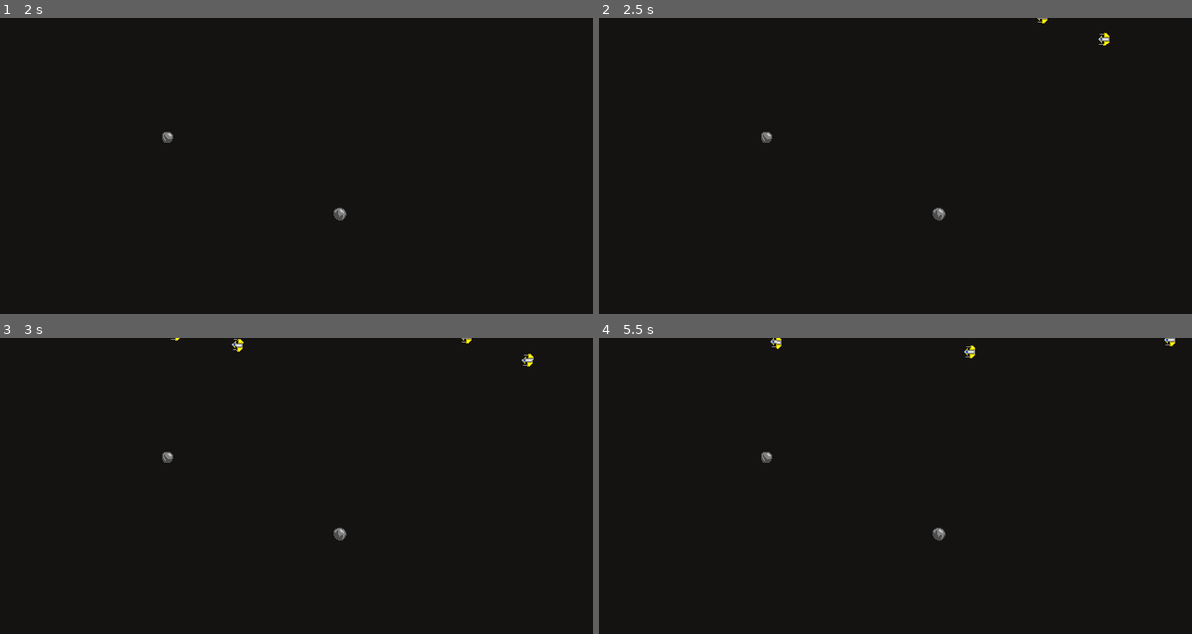
Above: before the commit, frames 1-4 (two rows, left to right).
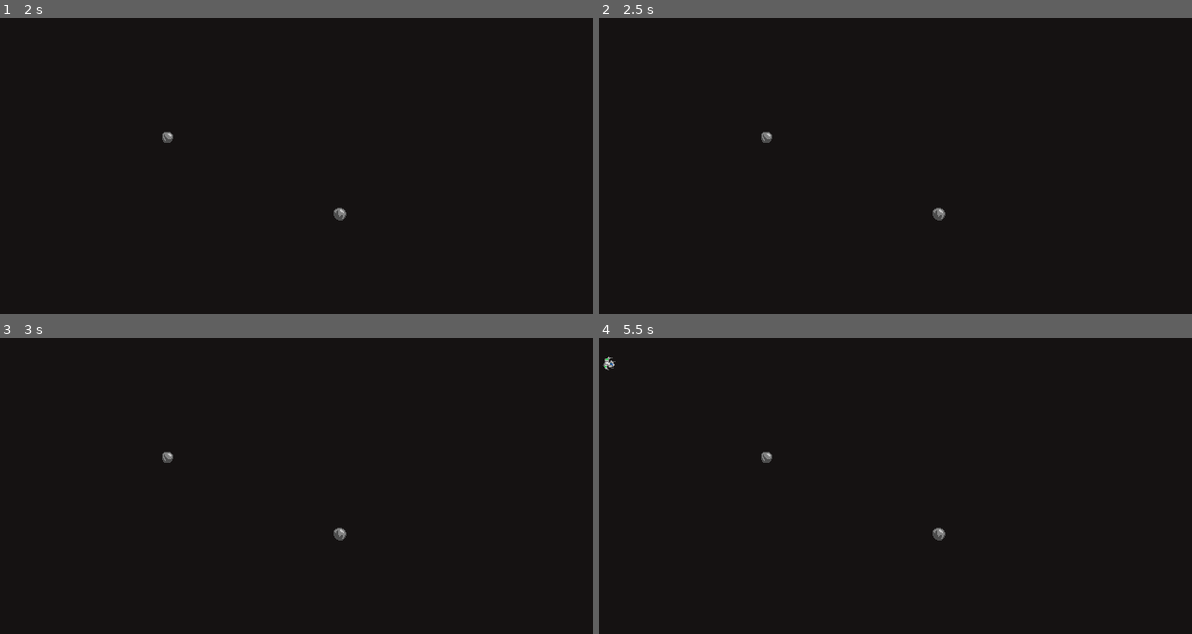
Above: after the commit, the same moments.

Repository: vYORKv/Sector-Flashpoint
Game: Godot game, scene res://Scenes/Game.tscn
The game is run twice, just before and just after one commit, with the same random seed, the same clock (stepped at 60 frames per second) and the same inputs. Sound files missing from this copy of the repository are replaced by a short silence.
Inputs (mouse positions are in pixels of both pictures, inside the frame that each line leads up to):
- Up to frame 1 (2 s): tap Enter (ui_accept) at 0.5, 0.77, 1.25, 1.52 s; move the mouse to (426, 151) at 0.52 s; press the mouse at (426, 151) at 0.53 s; hold D (strafe_right) 0.53-1.28 s; tap Home (ui_home) at 0.8, 1.35 s; move the mouse to (177, 180) at 1.27 s; release the mouse at (177, 180) at 1.28 s; hold S (reverse) from 1.28 s (still down); click (177, 180) at 1.55 s
- Up to frame 2 (2.5 s): tap Enter (ui_accept) at 2 s; move the mouse to (954, 100) at 2.02 s; release S (reverse) at 2.03 s; hold D (strafe_right) from 2.03 s (still down); hold F (combat_speed) from 2.03 s (still down); tap Home (ui_home) at 2.3 s
- Up to frame 3 (3 s): move the mouse to (266, 545) at 2.77 s; release D (strafe_right) at 2.78 s; release F (combat_speed) at 2.78 s; hold W (forward) from 2.78 s (still down); click (266, 545) at 2.85 s
- Up to frame 4 (5.5 s): tap Enter (ui_accept) at 3.02, 3.77, 4.52 s; move the mouse to (1073, 530) at 3.52 s; release W (forward) at 3.53 s; hold Home (ui_home) 3.53-4.28 s; hold A (strafe_left) 3.53-5.03 s; move the mouse to (717, 441) at 4.27 s; click (717, 441) at 4.35 s; move the mouse to (925, 486) at 5.02 s; hold S (reverse) from 5.03 s (still down); hold Home (ui_home) from 5.03 s (still down)

Frame 1 is identical in both runs. In frame 2, less than 0.1% of the frame differs, in the area x 73-87%, y 0-10%; in frame 3, 0.1%; in frame 4, 0.2%, in the area x 0-98%, y 0-11%.

Commit message:
Player Speed, AI Skill and Shoot Cone
+Adjusted Player strafe speeds. +Added Ship skill variable that controls aim prediction accuracy. +Created a vision cone for AI that flips "can_shoot" bool. +Fixed AI movement bug by adding ".normalized" to the Move function.

Diff:
--- a/Scenes/Actors/Ship.tscn
+++ b/Scenes/Actors/Ship.tscn
@@ -19,24 +19,24 @@
 
 [sub_resource type="SpriteFrames" id=2]
 animations = [ {
+"frames": [ ExtResource( 10 ), ExtResource( 13 ), ExtResource( 5 ) ],
+"loop": true,
+"name": "green",
+"speed": 12.0
+}, {
 "frames": [ ExtResource( 11 ), ExtResource( 8 ), ExtResource( 6 ) ],
 "loop": true,
 "name": "blue",
 "speed": 12.0
 }, {
-"frames": [ ExtResource( 10 ), ExtResource( 13 ), ExtResource( 5 ) ],
+"frames": [ ExtResource( 12 ), ExtResource( 7 ), ExtResource( 9 ) ],
 "loop": true,
-"name": "green",
+"name": "yellow",
 "speed": 12.0
 }, {
 "frames": [ ExtResource( 3 ), ExtResource( 2 ), ExtResource( 1 ) ],
 "loop": true,
 "name": "red",
-"speed": 12.0
-}, {
-"frames": [ ExtResource( 12 ), ExtResource( 7 ), ExtResource( 9 ) ],
-"loop": true,
-"name": "yellow",
 "speed": 12.0
 } ]
 
@@ -99,8 +99,18 @@
 stream = ExtResource( 14 )
 volume_db = -12.0
 
-[node name="ShootRange" type="RayCast2D" parent="."]
+[node name="ShootRange1" type="RayCast2D" parent="."]
+rotation = -1.62316
+scale = Vector2( 0.5, 3 )
+enabled = true
+
+[node name="ShootRange2" type="RayCast2D" parent="."]
 rotation = -1.5708
+scale = Vector2( 0.5, 3 )
+enabled = true
+
+[node name="ShootRange3" type="RayCast2D" parent="."]
+rotation = -1.51844
 scale = Vector2( 0.5, 3 )
 enabled = true
 
@@ -109,5 +119,12 @@
 scale = Vector2( 0.5, 2 )
 enabled = true
 
+[node name="VisionCone" type="Area2D" parent="."]
+
+[node name="CollisionPolygon2D" type="CollisionPolygon2D" parent="VisionCone"]
+polygon = PoolVector2Array( 10, 0, 111, 132, 141, 95, 160, 24, 160, -26, 147, -85, 115, -130 )
+
 [connection signal="animation_finished" from="Shield" to="." method="_on_Shield_animation_finished"]
 [connection signal="area_entered" from="DetectionRadius" to="." method="_on_DetectionRadius_area_entered"]
+[connection signal="area_entered" from="VisionCone" to="." method="_on_VisionCone_area_entered"]
+[connection signal="area_exited" from="VisionCone" to="." method="_on_VisionCone_area_exited"]
--- a/Scenes/Objects/AsteroidSmall.tscn
+++ b/Scenes/Objects/AsteroidSmall.tscn
@@ -8,7 +8,7 @@
 [sub_resource type="CircleShape2D" id=2]
 
 [node name="AsteroidSmall" type="KinematicBody2D"]
-collision_layer = 3
+collision_layer = 2
 collision_mask = 3
 script = ExtResource( 1 )
 
--- a/Scenes/TestArena.tscn
+++ b/Scenes/TestArena.tscn
@@ -1,10 +1,18 @@
-[gd_scene load_steps=3 format=2]
+[gd_scene load_steps=4 format=2]
 
 [ext_resource path="res://Scripts/TestArena.gd" type="Script" id=1]
 [ext_resource path="res://Scenes/Actors/Dummy.tscn" type="PackedScene" id=2]
 
+[sub_resource type="Curve2D" id=1]
+_data = {
+"points": PoolVector2Array( 0, 0, 0, 0, -24, 0 )
+}
+
 [node name="TestArena" type="Node2D"]
 script = ExtResource( 1 )
+
+[node name="Path2D" type="Path2D" parent="."]
+curve = SubResource( 1 )
 
 [node name="BattleCamera" type="Camera2D" parent="."]
 current = true
--- a/Scripts/Player.gd
+++ b/Scripts/Player.gd
@@ -91,10 +91,10 @@
 		velocity = velocity.move_toward(-direction * (max_speed * .6), ACCELERATION * delta)
 		Thruster.set_visible(false)
 	elif Input.get_action_strength("strafe_left"):
-		velocity = velocity.move_toward(direction_x * (max_speed * .6), ACCELERATION * delta)
+		velocity = velocity.move_toward(direction_x * (max_speed), ACCELERATION * delta) #Was (max_speed * .6)
 		Thruster.set_visible(false)
 	elif Input.get_action_strength("strafe_right"):
-		velocity = velocity.move_toward(-direction_x * (max_speed * .6), ACCELERATION * delta)
+		velocity = velocity.move_toward(-direction_x * (max_speed), ACCELERATION * delta) #Was (max_speed * .6)
 		Thruster.set_visible(false)
 	else:
 		velocity = velocity.move_toward(Vector2.ZERO, FRICTION * delta)
--- a/Scripts/Ship.gd
+++ b/Scripts/Ship.gd
@@ -16,17 +16,24 @@
 var target = null
 var target_array = []
 
+export (NodePath) var patrol_path
+var patrol_points
+var patrol_index = 0
+var current_move = "MovePoint"
+
 var velocity = Vector2.ZERO
 var hitpoints = 1
 var shields = 0
 var shields_active = true
 var alliance = ""
 var type = ""
+var skill = 6 # 1 is super accurate, 10 is terrible accuracy : 5 Is hard, 6 is normal difficulty
 
 var max_speed = 0
 var fire_rate = 0
 var reloaded = true
-var can_shoot = true
+var can_shoot = false
+var vision_target = null
 
 var rfi_poly = PoolVector2Array([Vector2(-7, -2), Vector2(-7, 2), Vector2(-6, 5), Vector2(-4, 7), Vector2(1, 7), Vector2(4, 6), Vector2(6, 5), Vector2(7, 4), Vector2(7, -4), Vector2(6, -5), Vector2(4, -6), Vector2(1, -7), Vector2(-4, -7), Vector2(-6, -5)])
 var bfi_poly = PoolVector2Array([Vector2(-7, 6), Vector2(-3, 6), Vector2(1, 5), Vector2(1, 2), Vector2(6, 2), Vector2(7, 1), Vector2(7, -1), Vector2(6, -2), Vector2(1, -2), Vector2(1, -5), Vector2(-3, -6), Vector2(-7, -6)])
@@ -65,12 +72,16 @@
 onready var ShootTimer = $ShootTimer
 onready var Gun = $Gun
 onready var Aim = $Aim
-onready var ShootRange = $ShootRange
+onready var ShootRange1 = $ShootRange1
+onready var ShootRange2 = $ShootRange2
+onready var ShootRange3 = $ShootRange3
 onready var ShootSFX = $ShootSFX
 onready var DetectionRadius = $DetectionRadius
 onready var BufferRay = $Buffer
 
 func _ready():
+	if patrol_path:
+		patrol_points = get_node(patrol_path).curve.get_baked_points()
 	SetStats()
 	ShootTimer.set_wait_time(fire_rate)
 	ShootTimer.connect("timeout", self, "Reload")
@@ -78,12 +89,14 @@
 func Reload():
 	reloaded = true
 
-func RangeCheck():
-	var range_target = ShootRange.get_collider()
-	if range_target and range_target.alliance != alliance:
-		can_shoot = true
-	else:
-		can_shoot = false
+#func RangeCheck():
+#	var range_target1 = ShootRange1.get_collider()
+#	var range_target2 = ShootRange2.get_collider()
+#	var range_target3 = ShootRange3.get_collider()
+#	var ray_cone = [range_target1, range_target2, range_target3]
+#	for ray in ray_cone:
+#		if ray and ray.alliance != alliance:
+#			shoot()
 
 func Buffer():
 	var buffer_target = BufferRay.get_collider()
@@ -98,10 +111,10 @@
 #		target = null
 #	else:
 #		TargetCheck(target_array)
-	var forward = (Aim.global_position - self.position).normalized()
-	var forward_x = forward.tangent()
-
-	RangeCheck()
+#	var forward = (Aim.global_position - self.position).normalized()
+#	var forward_x = forward.tangent()
+
+#	RangeCheck()
 
 	match state:
 		IDLE:
@@ -121,7 +134,9 @@
 				var target_position = target.global_position
 				var direction = (t_flank_pos - self.position).normalized()
 				var direction_x = direction.tangent()
-				TurnSpeed(target_position, delta)
+				var dist = global_position.distance_to(target_position)
+				var prediction = target_position + target.velocity * (dist/skill)
+				TurnSpeed(prediction, delta)
 				if Buffer():
 					velocity = velocity.move_toward(direction_x * max_speed, ACCELERATION * delta)
 				else:
@@ -150,13 +165,21 @@
 	global_rotation = angle
 
 
-func move2(point):
-	pass
+#func move2(delta):
+#	if !patrol_path:
+#		return
+#	var target = patrol_points[patrol_index]
+#	if position.distance_to(target) < 1:
+#		patrol_index = wrapi(patrol_index + 1, 0, patrol_points.size())
+#		target = patrol_points[patrol_index]
+#	var direction = (target - self.position).normalized()
+#	velocity = velocity.move_toward(direction * max_speed, ACCELERATION * delta)
+#	TurnSpeed(target, delta)
 
 func move(delta):
-	var point = get_parent().get_node("MovePoint")
+	var point = get_parent().get_node(current_move)
 	var point_pos = point.global_position
-	var direction = (point_pos - self.position)
+	var direction = (point_pos - self.position).normalized()
 	velocity = velocity.move_toward(direction * max_speed, ACCELERATION * delta)
 	TurnSpeed(point_pos, delta)
 
@@ -269,3 +292,14 @@
 		state = ENGAGE
 #		target_array.push_back(target)
 #		target = target_array[0]
+
+func _on_VisionCone_area_entered(area):
+	var target = area.get_parent()
+	vision_target = target
+	if target and target.alliance != alliance:
+		can_shoot = true
+
+func _on_VisionCone_area_exited(area):
+	var target = area.get_parent()
+	if target == vision_target:
+		can_shoot = false
--- a/Scripts/TestArena.gd
+++ b/Scripts/TestArena.gd
@@ -90,14 +90,14 @@
 #	s5 = ShipSpawner("fighter", "red", SS5.global_position)
 #	s6 = ShipSpawner("fighter", "red", SS6.global_position)
 #	s7 = ShipSpawner("fighter", "red", SS7.global_position)
-	s8 = ShipSpawner("fighter", "yellow", SS8.global_position)
-	s9 = ShipSpawner("fighter", "yellow", SS9.global_position)
-	s10 = ShipSpawner("fighter", "yellow", SS10.global_position)
-	s11 = ShipSpawner("fighter", "yellow", SS11.global_position)
+#	s8 = ShipSpawner("fighter", "yellow", SS8.global_position)
+#	s9 = ShipSpawner("fighter", "yellow", SS9.global_position)
+#	s10 = ShipSpawner("fighter", "yellow", SS10.global_position)
+#	s11 = ShipSpawner("fighter", "yellow", SS11.global_position)
 #	s12 = ShipSpawner("fighter", "green", SS12.global_position)
 #	s13 = ShipSpawner("fighter", "green", SS13.global_position)
 #	s14 = ShipSpawner("fighter", "green", SS14.global_position)
-#	s15 = ShipSpawner("fighter", "green", SS15.global_position)
+	s15 = ShipSpawner("fighter", "green", SS15.global_position)
 
 func _physics_process(delta):
 	if is_instance_valid(DUMMY_T):
